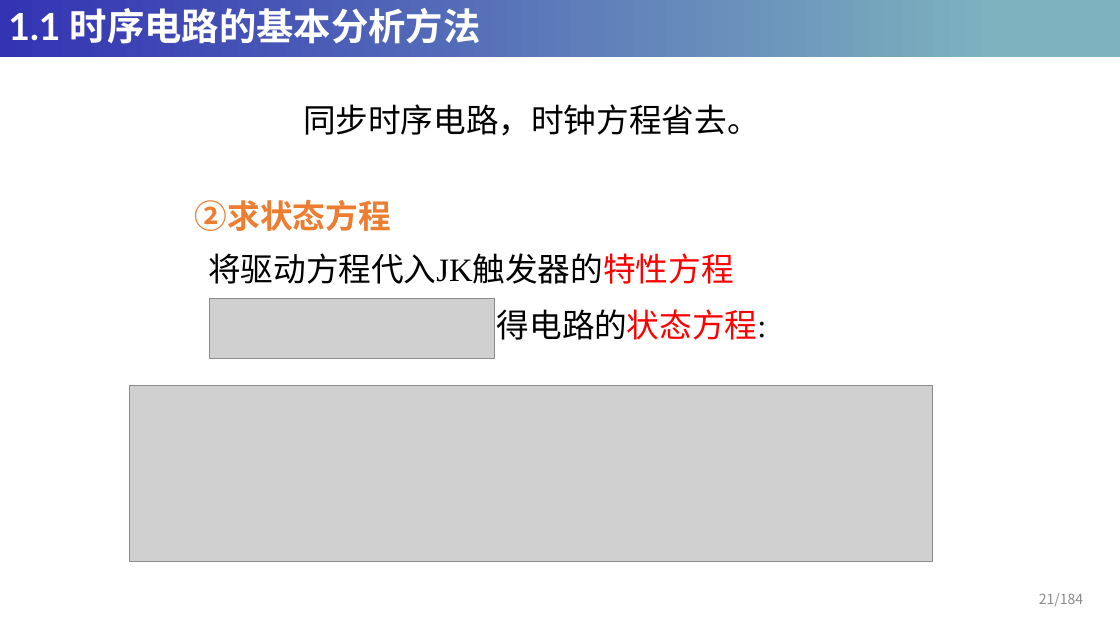
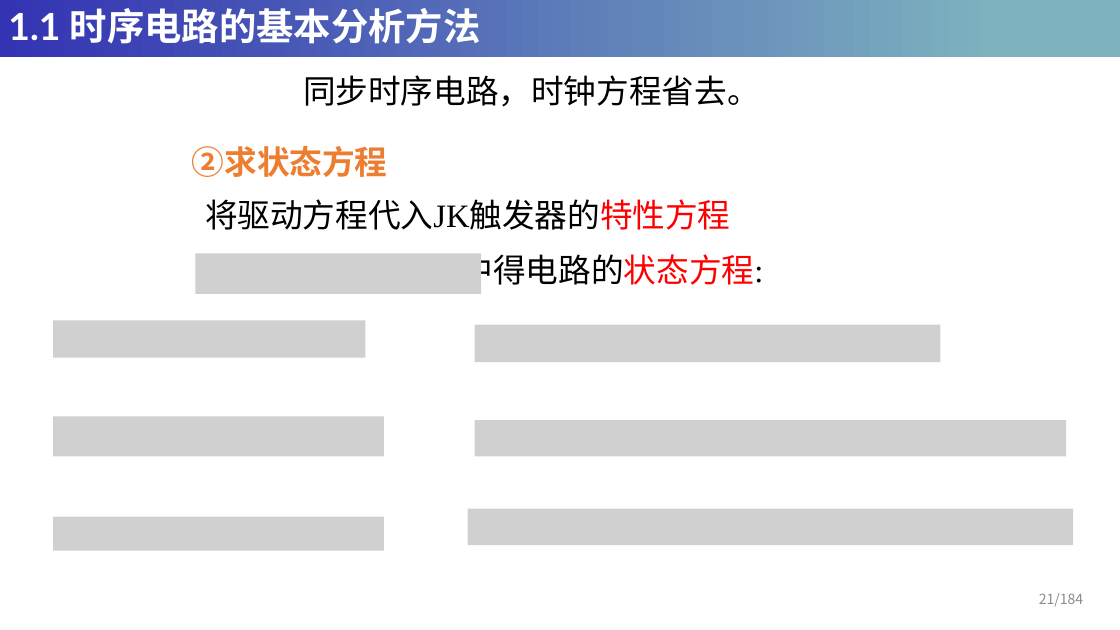
Before and after one commit to HeyuanMingong/heyuanmingong.github.io, a slide deck: slide 21 of DC/第六章-时序逻辑电路.pptx. Drawn at 1120x630 pixels with LibreOffice and Linux fonts; fonts in the diff are those of the drawing; grey boxes stand for pictures. Boxes give left, top, right and bottom in pixels: in the first picture for what was removed or moved away, otherwise in the second. Text is boxed around its words. In the diff, an @@ line names an element or a change of style, - is before the commit and + after.

```diff
--- a/DC/第六章-时序逻辑电路.pptx
+++ b/DC/第六章-时序逻辑电路.pptx
@@ text "同步时序电路，时钟方程省去。": place and size @@
-text "同步时序电路，时钟方程省去。" at [303,104,760,136]
+text "同步时序电路，时钟方程省去。" at [303,75,760,107]
@@ text "②求状态方程": place and size @@
-text "②求状态方程" at [195,200,391,231]
+text "②求状态方程" at [192,146,388,177]
@@ text "将驱动方程代入JK触发器的特性方程": place and size @@
-text "将驱动方程代入JK触发器的特性方程" at [208,253,766,346]
+text "将驱动方程代入JK触发器的特性方程" at [205,199,764,291]
@@ picture added at [196,254,481,294] @@
@@ picture removed at [209,298,495,359] @@
@@ picture added at [53,320,365,358] @@
@@ picture added at [475,325,941,363] @@
@@ picture removed at [129,386,933,561] @@
@@ picture added at [53,417,384,457] @@
@@ picture added at [475,420,1066,456] @@
@@ picture added at [468,509,1074,545] @@
@@ picture added at [53,517,384,550] @@
```
Also in this commit, not shown: 20 other slides changed, 1 other file.
